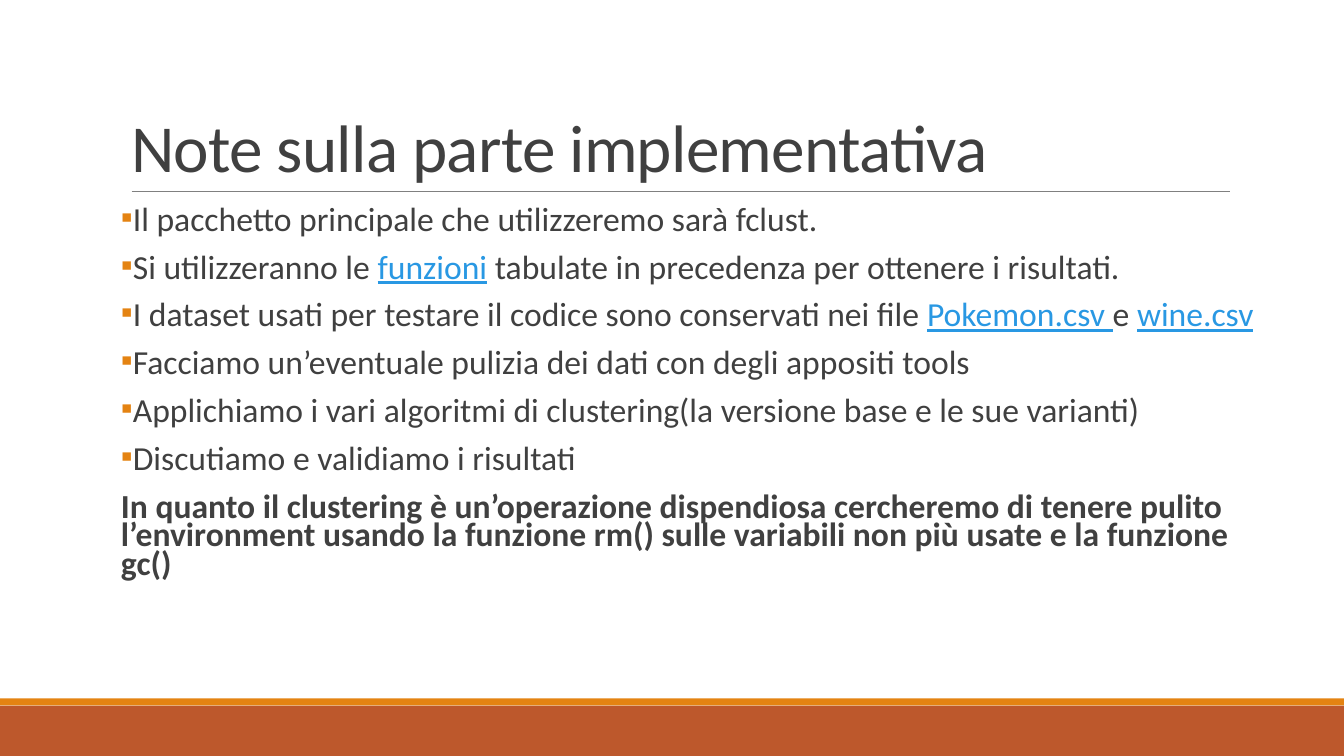
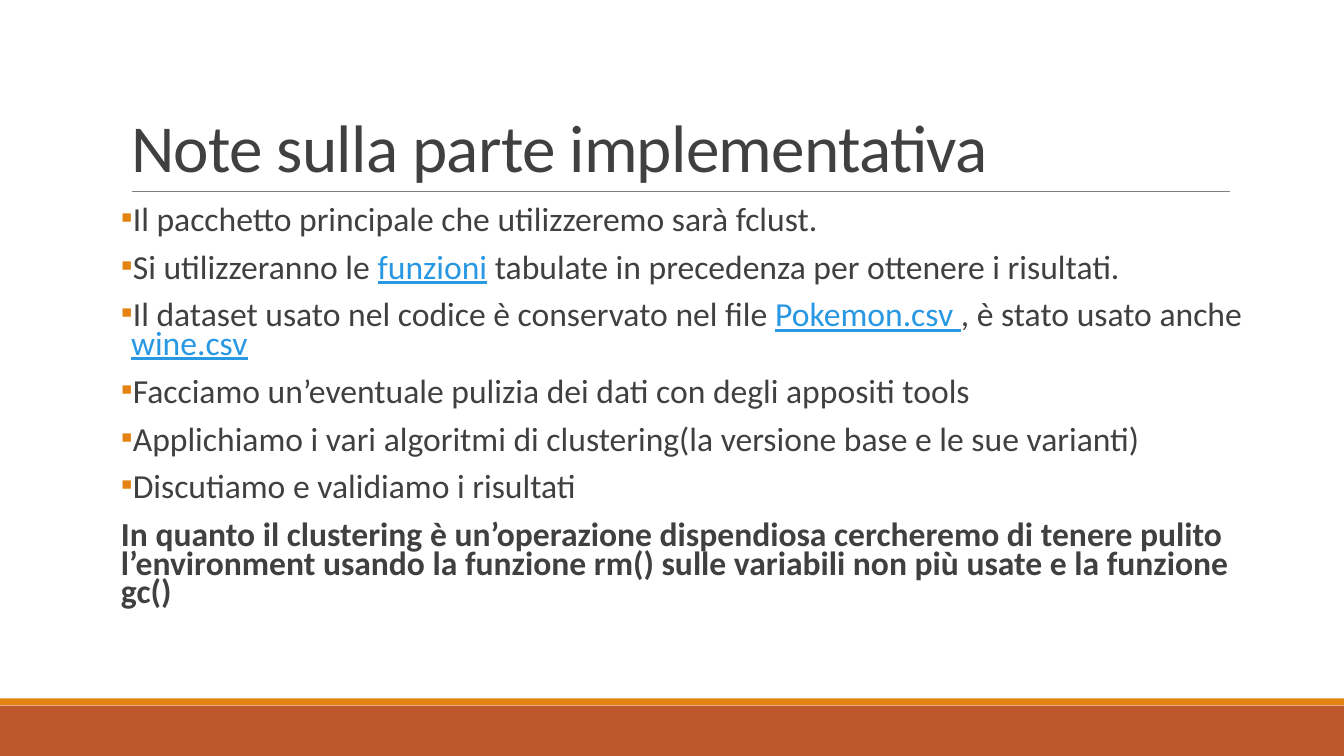
Before and after one commit to Gallo00/progettoDM, a slide deck: slide 31 of relazione.pptx. Drawn at 1344x756 pixels with LibreOffice and Linux fonts; fonts in the diff are those of the drawing. Boxes give left, top, right and bottom in pixels: in the first picture for what was removed or moved away, otherwise in the second. Text is boxed around its words. In the diff, an @@ line names an element or a change of style, - is before the commit and + after.

```diff
--- a/relazione.pptx
+++ b/relazione.pptx
@@ text at [131, 302, 1242, 360]: text changed @@
-▪ I dataset usati per testare il codice sono conservati nei file Pokemon.csv e wine.csv
+▪ Il dataset usato nel codice è conservato nel file Pokemon.csv , è stato usato anche wine.csv
```
Also in this commit, not shown: 1 other slide changed, 6 other files.
